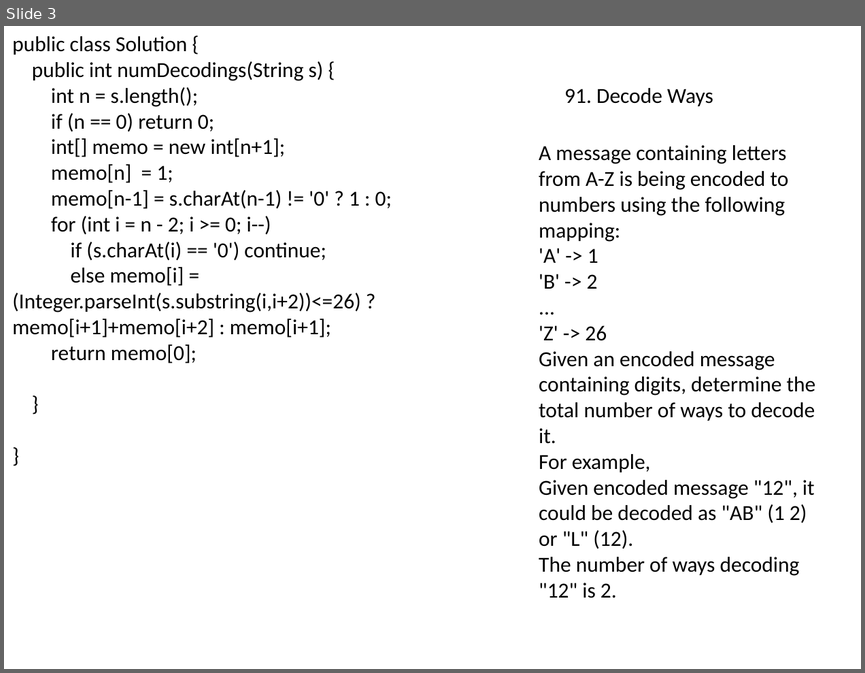
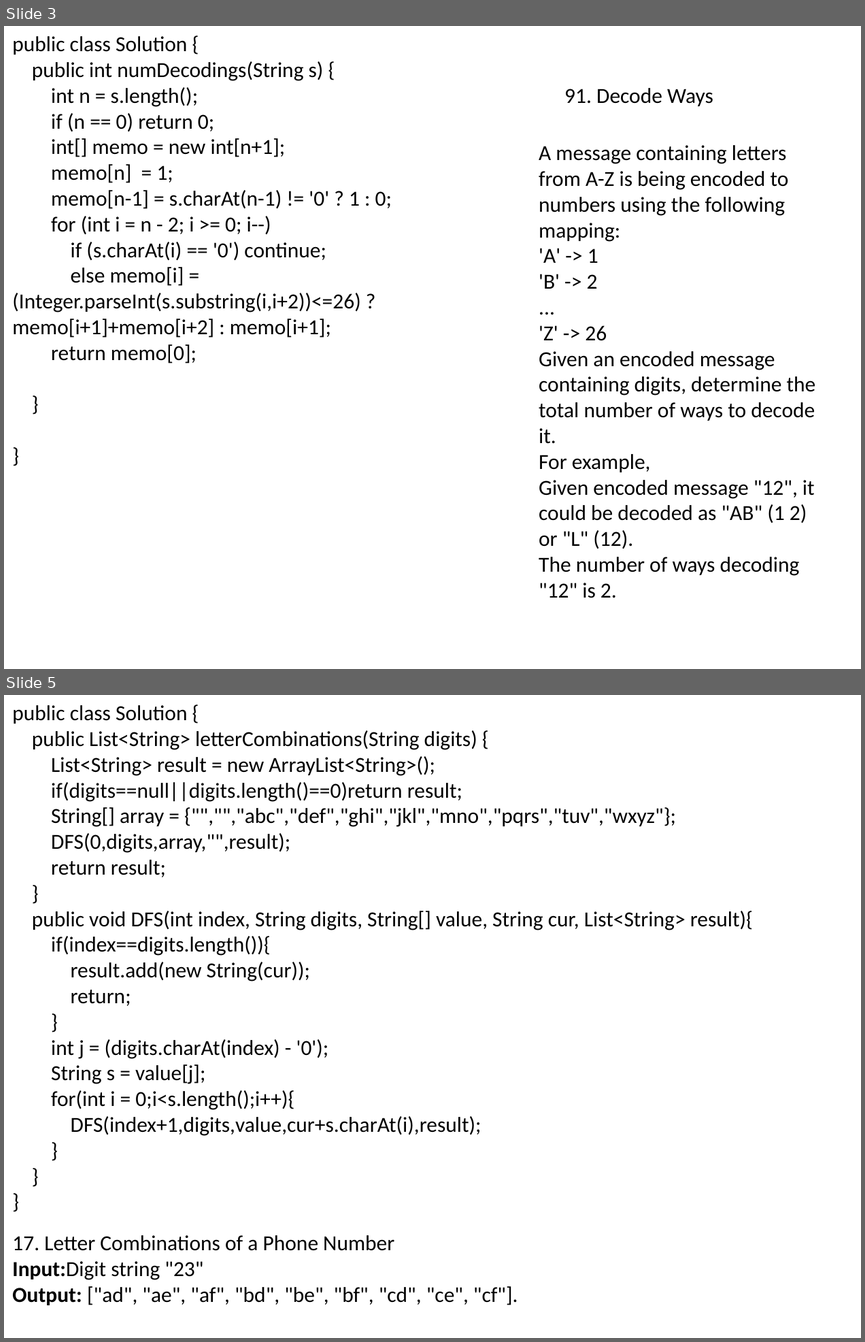
Before and after one commit to songwenxiao/LeetCode-Solutions, a slide deck: Basic/Facebook.pptx. Shown one above the other, each under a label of ours: slide 3 before the commit, slides 3 and 5 after it; the slides between them are not shown. The pictures are 865x673 and 865x1342 pixels, drawn with LibreOffice and Linux fonts; fonts in the diff are those of the drawing. Boxes give left, top, right and bottom in pixels: in the first picture for what was removed or moved away, otherwise in the second. Text is boxed around its words. In the diff, an @@ line names an element or a change of style, - is before the commit and + after.

```diff
--- a/Basic/Facebook.pptx
+++ b/Basic/Facebook.pptx
@@ slide 5 added at (x1=4, y1=695, x2=861, y2=1338), background #FFFFFF @@
@@ text added at (x1=12, y1=705, x2=753, y2=1136), 18 pt, text #000000 @@
+public class Solution {
+public List<String> letterCombinations(String digits) {
+List<String> result = new ArrayList<String>();
+if(digits==null||digits.length()==0)return result;
+String[] array = {"","","abc","def","ghi","jkl","mno","pqrs","tuv","wxyz"};
+DFS(0,digits,array,"",result);
+return result;
+}
+public void DFS(int index, String digits, String[] value, String cur, List<String> result){
+if(index==digits.length()){
+result.add(new String(cur));
+return;
+}
+int j = (digits.charAt(index) - '0');
+String s = value[j];
+for(int i = 0;i<s.length();i++){
+DFS(index+1,digits,value,cur+s.charAt(i),result);
+}
+}
+}
@@ text added at (x1=12, y1=1235, x2=518, y2=1305), 18 pt, text #000000 @@
+17. Letter Combinations of a Phone Number
+Input:Digit string "23"
+Output: ["ad", "ae", "af", "bd", "be", "bf", "cd", "ce", "cf"].
```
Also in this commit, not shown: 14 other slides added, 4 other files.
